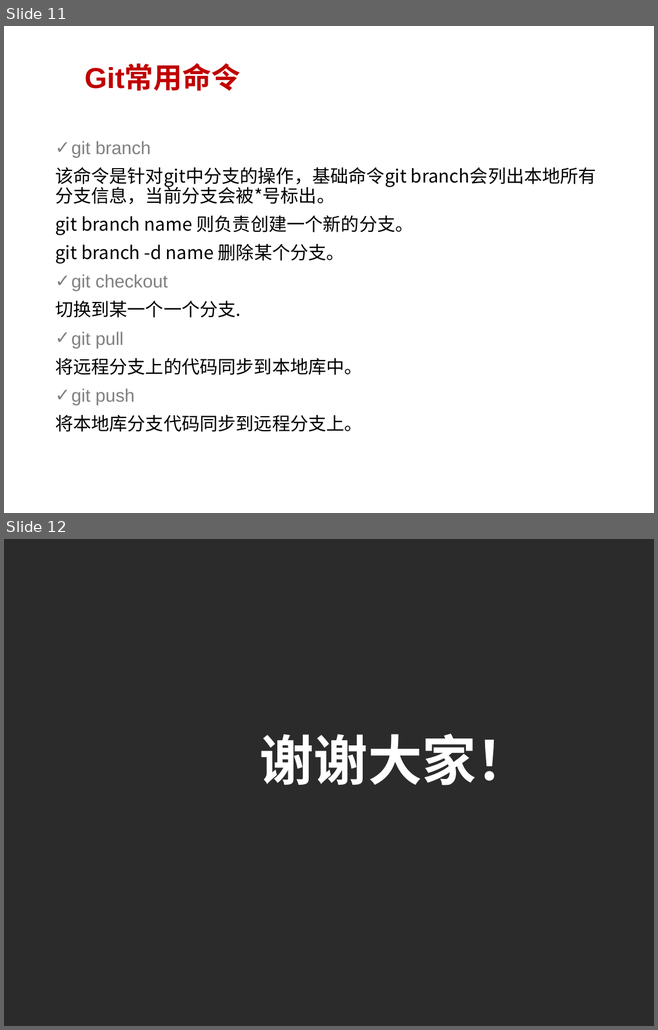
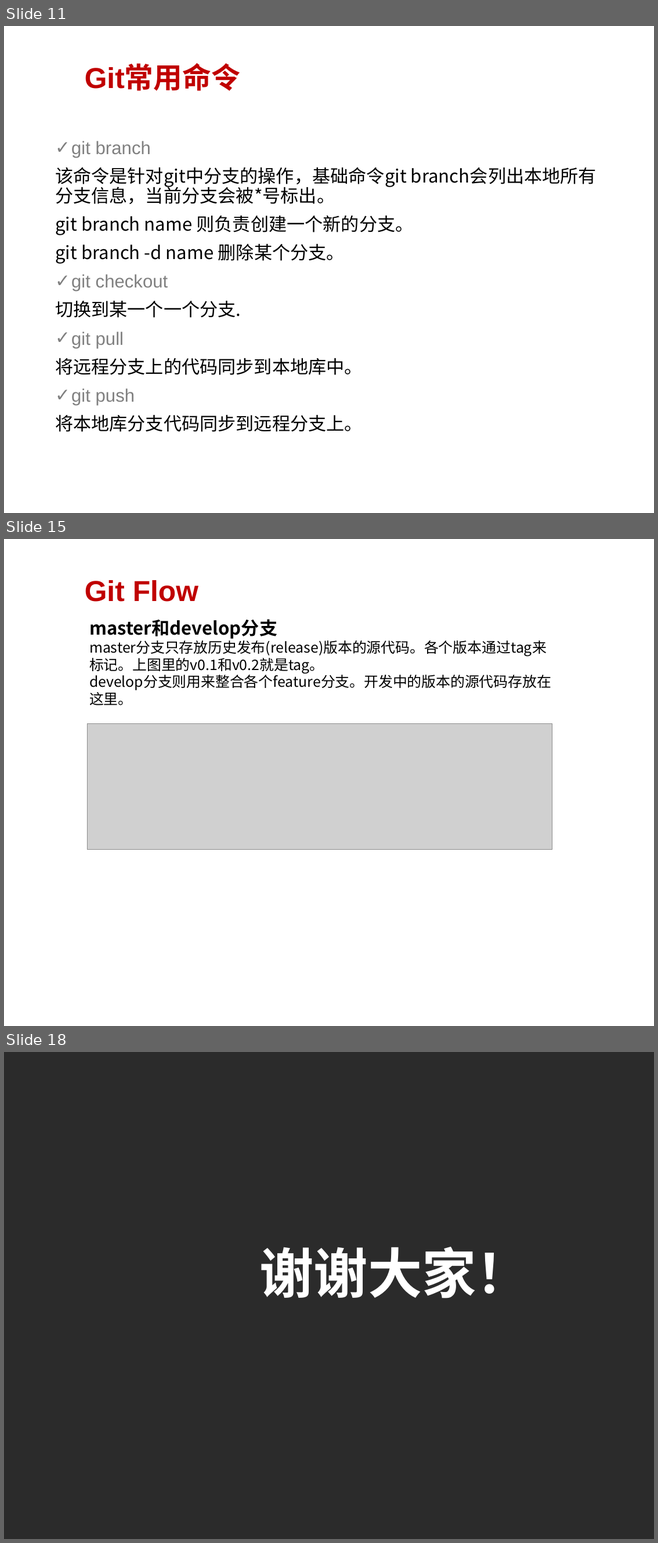
Before and after one commit to guigevip/gjhdemo, a slide deck: gjhDemo/git.pptx. Shown one above the other, each under a label of ours: slides 11 and 12 before the commit, slides 11, 15 and 18 after it; the slides between them are not shown. The pictures are 658x1030 and 658x1543 pixels, drawn with LibreOffice and Linux fonts; fonts in the diff are those of the drawing; grey boxes stand for pictures; background and template pictures are left out; a plain dark background stands for a picture behind light text. Boxes give left, top, right and bottom in pixels: in the first picture for what was removed or moved away, otherwise in the second. Text is boxed around its words. In the diff, an @@ line names an element or a change of style, - is before the commit and + after.

```diff
--- a/gjhDemo/git.pptx
+++ b/gjhDemo/git.pptx
@@ slide 15 added at bbox=[4, 539, 654, 1026], background picture (left out) @@
@@ title added at bbox=[85, 580, 198, 602], 32 pt, text #C00000, bold @@
+Git Flow
@@ text added at bbox=[89, 619, 551, 705], 16 pt, text #000000 @@
+master和develop分支
+master分支只存放历史发布(release)版本的源代码。各个版本通过tag来标记。上图里的v0.1和v0.2就是tag。
+develop分支则用来整合各个feature分支。开发中的版本的源代码存放在这里。
@@ picture added at bbox=[87, 724, 552, 850] @@
@@ what was slide 12 is now slide 18 @@
```
Also in this commit, not shown: 1 slide changed, 5 other slides added.
